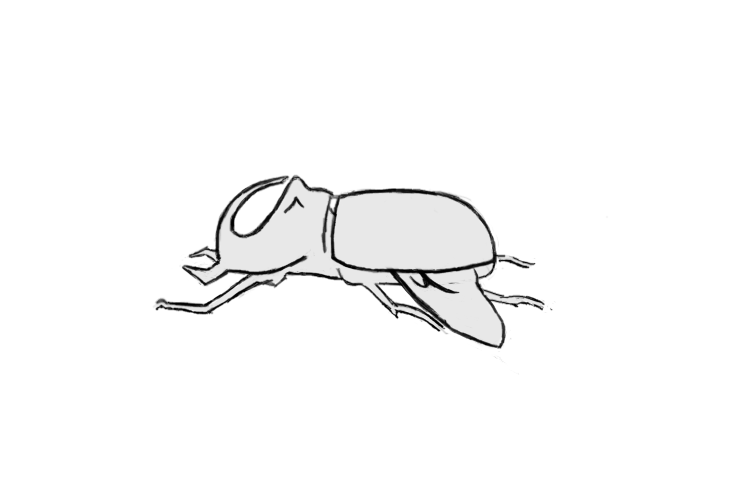
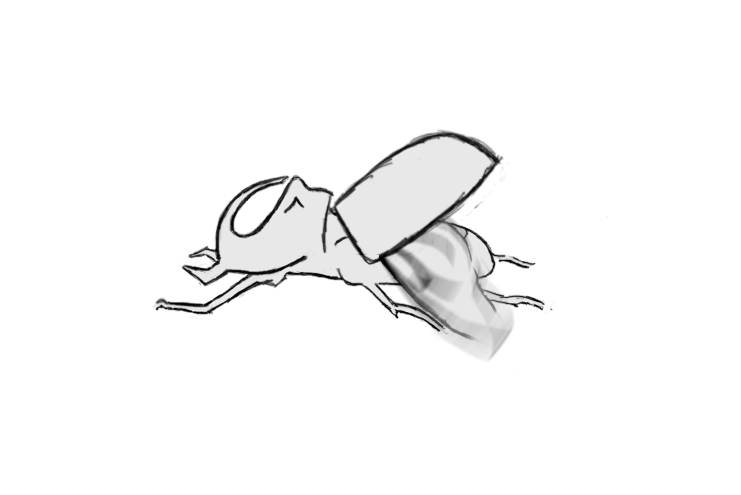
Revision of a layered 741 × 495 image; what changed, layer by layer:
showed group "RompOpen" (2 layers) over bbox(326, 129, 509, 269)
hid group "RompClosed" (2 layers) over bbox(325, 186, 504, 290)
added layer "WingBlur" in group "Beetle" over bbox(329, 202, 515, 371)
hid group "Wing" (2 layers) over bbox(325, 206, 515, 371)
painted on "Wing_Colour" over bbox(325, 226, 353, 265)
painted on "MiniLeg_Outline" over bbox(231, 215, 236, 230)
hid "Background" over bbox(231, 129, 515, 371)
